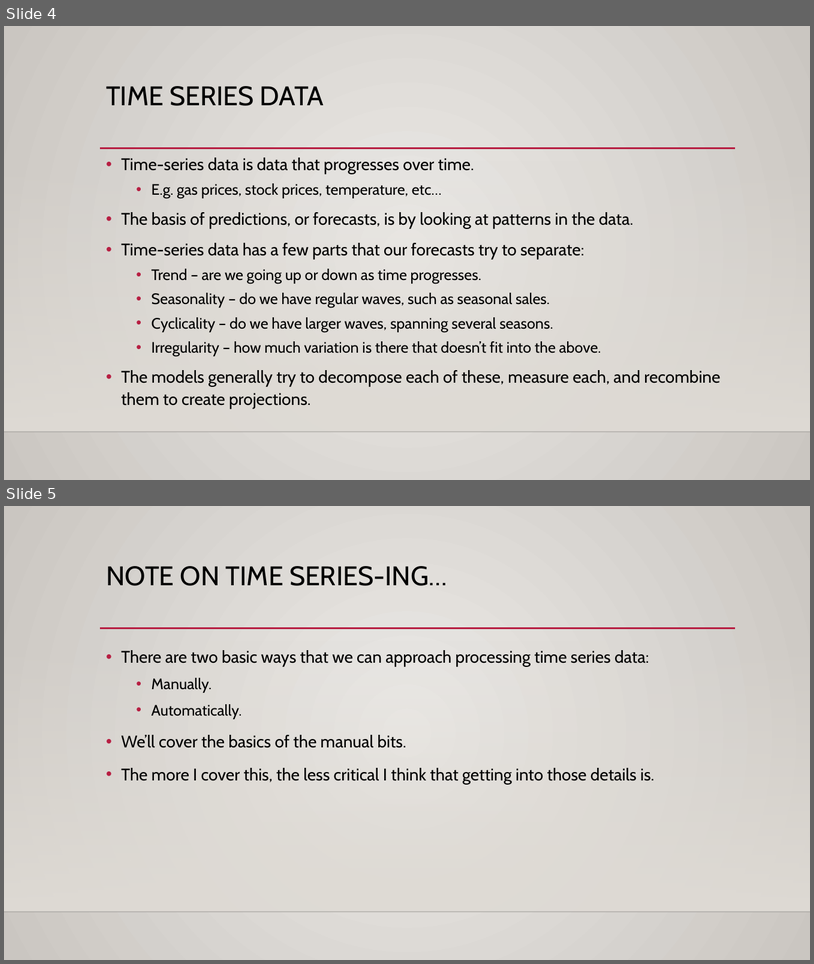
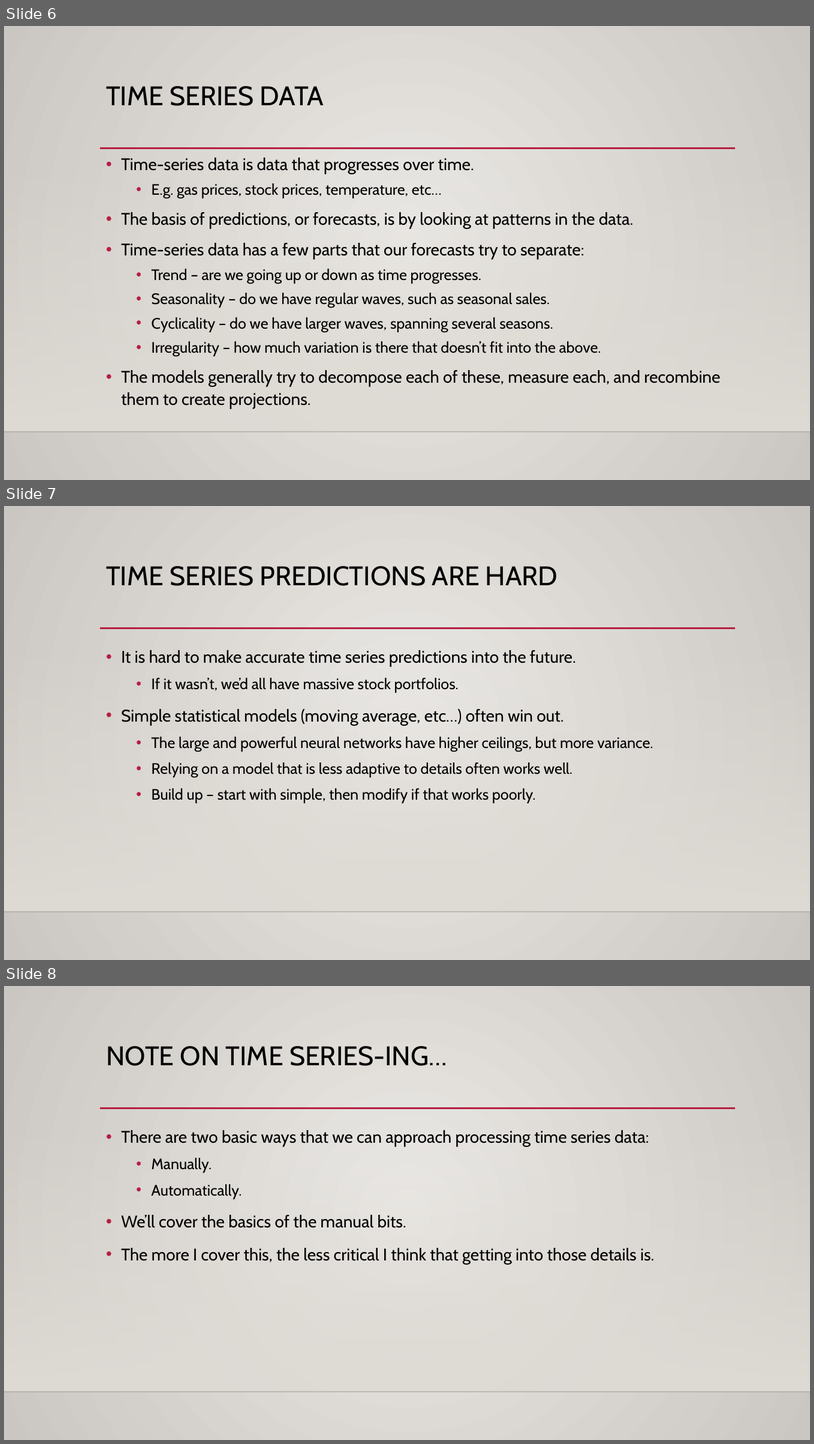
Before and after one commit to AkeemSemperDataScience/Intro_to_Machine_Learning_Students, a slide deck: reference_content/Slides/TimeSeries.pptx. Shown one above the other, each under a label of ours: slides 4 and 5 before the commit, slides 6, 7 and 8 after it. The pictures are 814x964 and 814x1444 pixels, drawn with LibreOffice and Linux fonts; fonts in the diff are those of the drawing; background and template pictures are left out. Boxes give left, top, right and bottom in pixels: in the first picture for what was removed or moved away, otherwise in the second. Text is boxed around its words. In the diff, an @@ line names an element or a change of style, - is before the commit and + after.

```diff
--- a/reference_content/Slides/TimeSeries.pptx
+++ b/reference_content/Slides/TimeSeries.pptx
@@ slide 7 added at bbox=[4, 506, 810, 960], background gradient #ECEAE7 to #CAC7C1; not listed: 3 template elements that a slide beside it also shows @@
@@ title added at bbox=[106, 566, 558, 586], 32 pt, text #000000 @@
+TIME SERIES PREDICTIONS ARE HARD
@@ text added at bbox=[121, 650, 653, 803], 18 pt, text #000000 @@
+• It is hard to make accurate time series predictions into the future.
+  • If it wasn’t, we’d all have massive stock portfolios.
+• Simple statistical models (moving average, etc…) often win out.
+  • The large and powerful neural networks have higher ceilings, but more variance.
+  • Relying on a model that is less adaptive to details often works well.
+  • Build up – start with simple, then modify if that works poorly.
@@ what was slide 4 is now slide 6 @@
@@ what was slide 5 is now slide 8 @@
```
Also in this commit, not shown: 8 slides changed, 8 other slides added, 58 other files.
